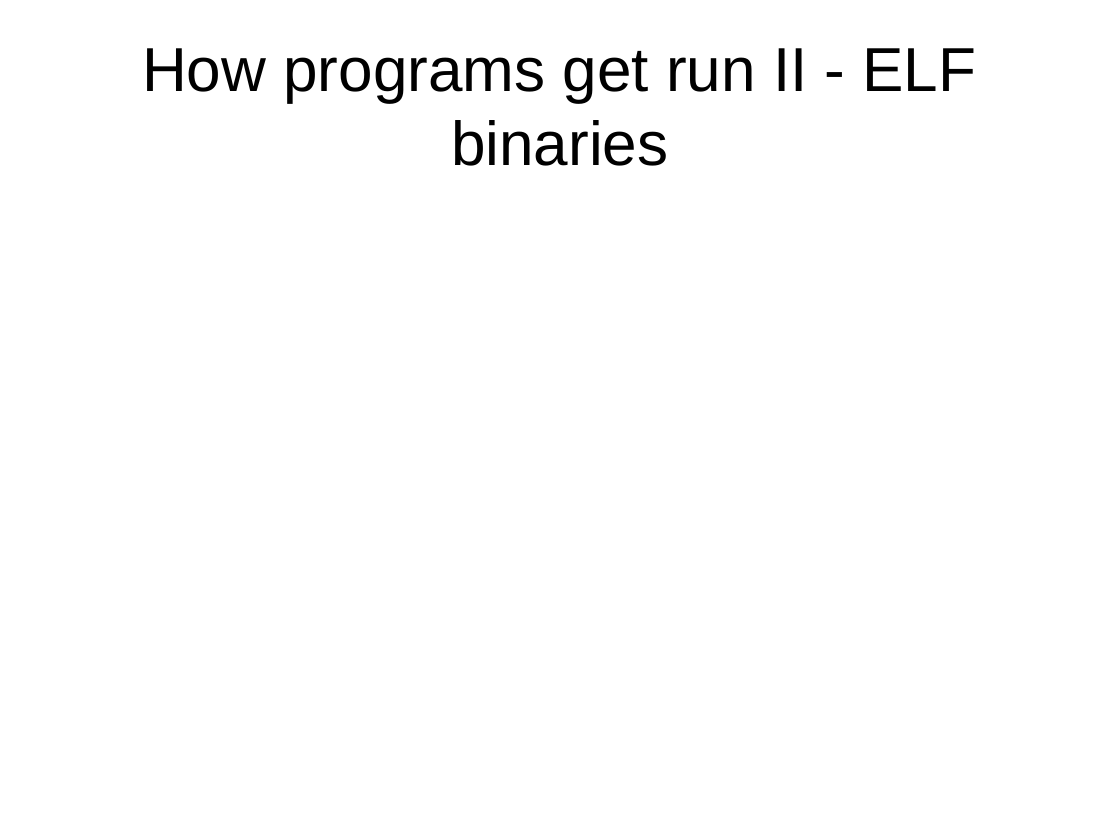
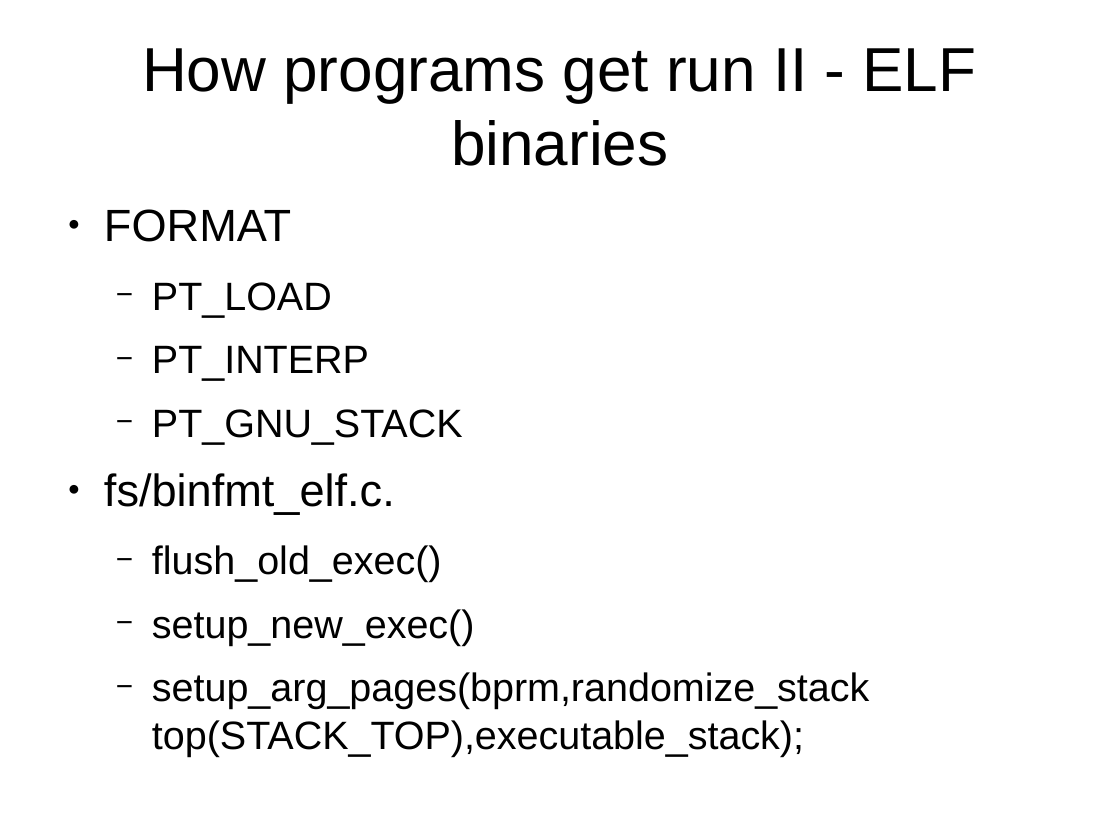
Before and after one commit to gomord/posix_locks, a slide deck: slide 10 of how_canarys_start/canarys/canarys.odp. Drawn at 1120x840 pixels with LibreOffice and Linux fonts; fonts in the diff are those of the drawing. Boxes give left, top, right and bottom in pixels: in the first picture for what was removed or moved away, otherwise in the second. Text is boxed around its words. In the diff, an @@ line names an element or a change of style, - is before the commit and + after.

```diff
--- a/how_canarys_start/canarys/canarys.odp
+++ b/how_canarys_start/canarys/canarys.odp
@@ text added at bbox=[104, 209, 869, 756], 28 pt, text #000000 @@
+● FORMAT
+  − PT_LOAD
+  − PT_INTERP
+  − PT_GNU_STACK
+● fs/binfmt_elf.c.
+  − flush_old_exec()
+  − setup_new_exec()
+  − setup_arg_pages(bprm,randomize_stack top(STACK_TOP),executable_stack);
```
Also in this commit, not shown: 5 slides added, 1 slide removed.
